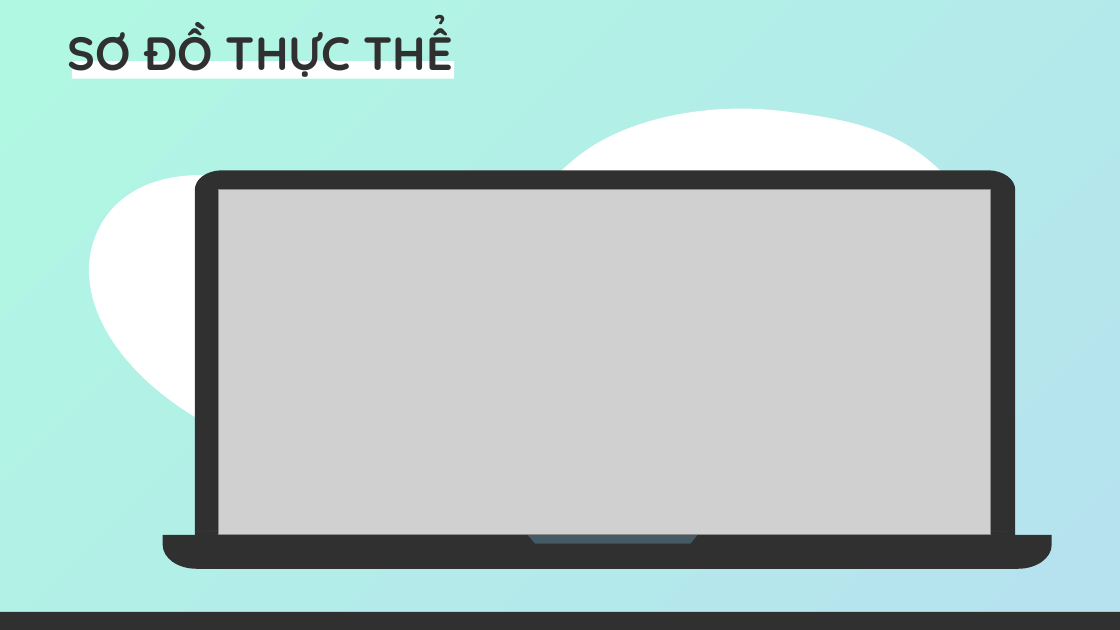
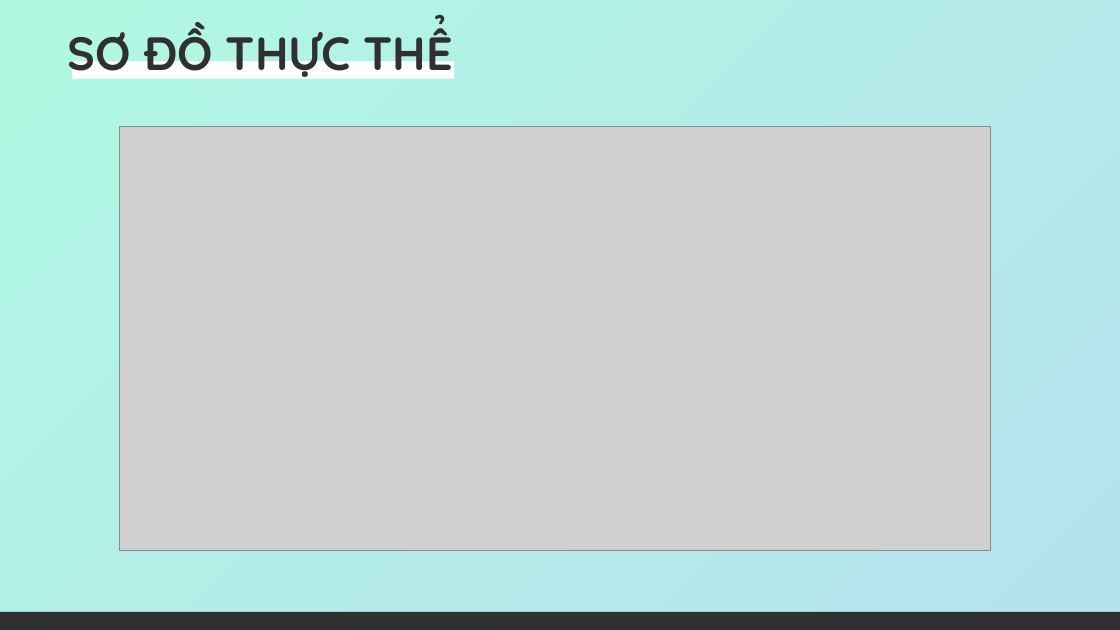
Before and after one commit to YiSuS68/Project_Shop, a slide deck: slide 8 of file/PP32 - Shop.pptx. Drawn at 1120x630 pixels with LibreOffice and Linux fonts; fonts in the diff are those of the drawing; grey boxes stand for pictures. Boxes give left, top, right and bottom in pixels: in the first picture for what was removed or moved away, otherwise in the second. Text is boxed around its words. In the diff, an @@ line names an element or a change of style, - is before the commit and + after.

```diff
--- a/file/PP32 - Shop.pptx
+++ b/file/PP32 - Shop.pptx
@@ picture added at [120, 127, 991, 550] @@
@@ group removed at [72, 109, 1052, 569]: 5 freeform shapes @@
```
Also in this commit, not shown: 1 other slide changed, 1 other file.
